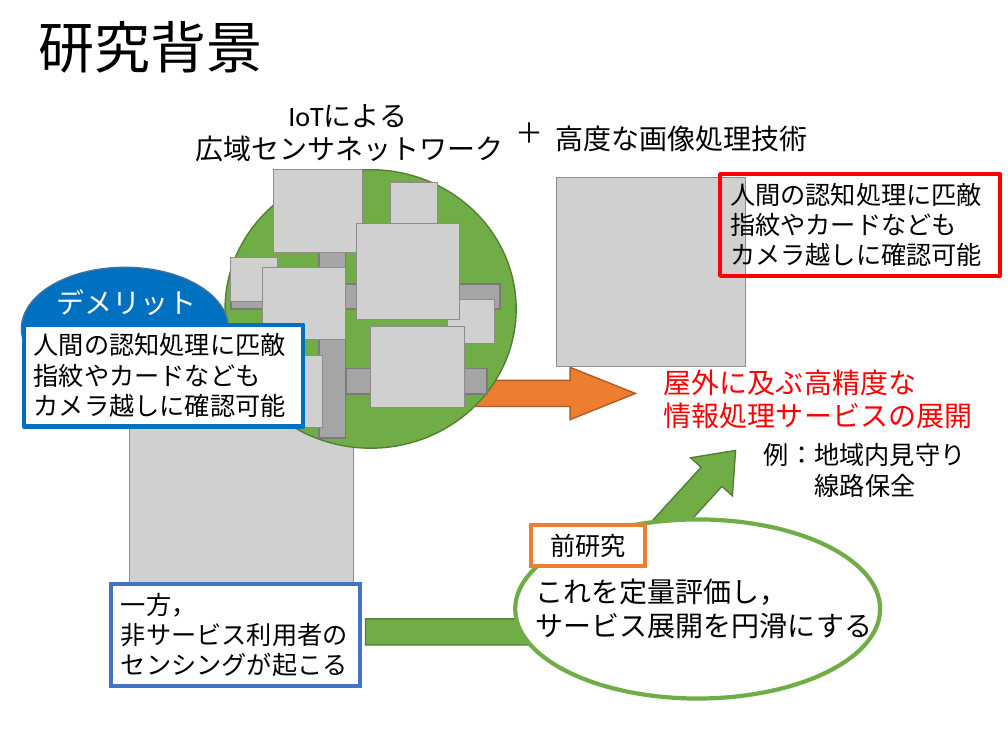
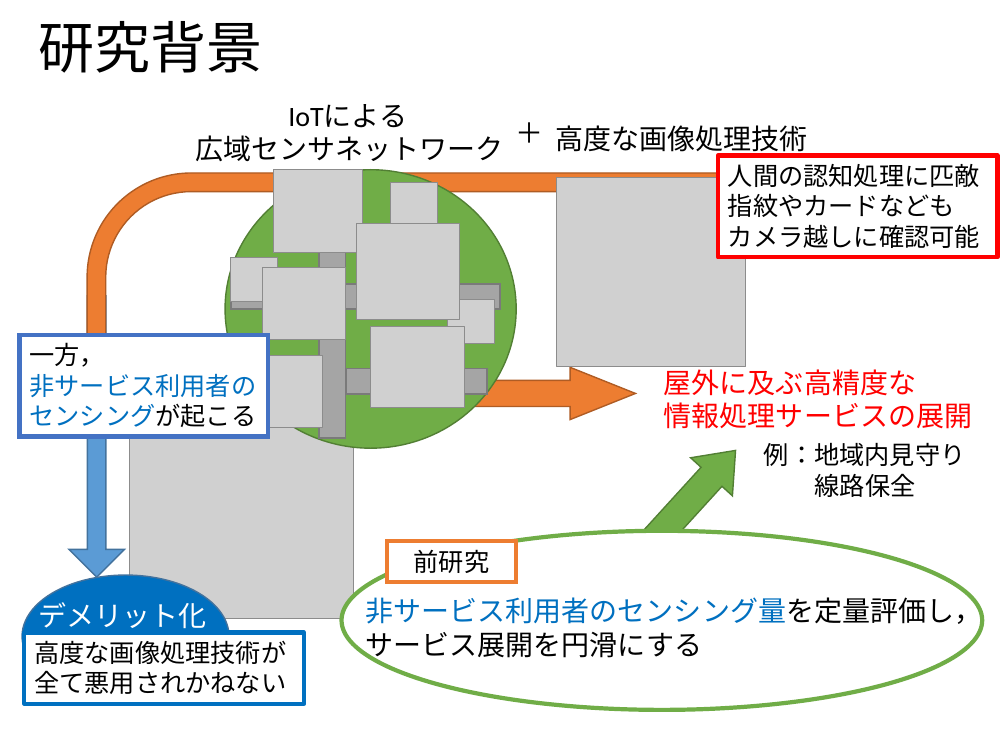
Before and after one commit to ao-megane/LplcOpenDataConverter, a slide deck: slide 5 of LplcOpenDataConverter/LplcOpenDataConverter/プレゼン/多地点カメラを用いた見守りサービスにおける第三者のプライバシデータ流出比の定量評価.pptx. Drawn at 1008x756 pixels with LibreOffice and Linux fonts; fonts in the diff are those of the drawing; grey boxes stand for pictures; background and template pictures are left out. Boxes give left, top, right and bottom in pixels: in the first picture for what was removed or moved away, otherwise in the second. Text is boxed around its words. In the diff, an @@ line names an element or a change of style, - is before the commit and + after.

```diff
--- a/LplcOpenDataConverter/LplcOpenDataConverter/プレゼン/多地点カメラを用いた見守りサービスにおける第三者のプライバシデータ流出比の定量評価.pptx
+++ b/LplcOpenDataConverter/LplcOpenDataConverter/プレゼン/多地点カメラを用いた見守りサービスにおける第三者のプライバシデータ流出比の定量評価.pptx
@@ bent arrow added at box(71, 173, 804, 411), fill #ED7D31, outline #AF5C24 1 pt @@
@@ rectangle "人間の認知処理に匹敵": place and size @@
-rectangle "人間の認知処理に匹敵" at box(720, 174, 999, 276)
+rectangle "人間の認知処理に匹敵" at box(718, 155, 997, 257)
@@ rectangle "人間の認知処理に匹敵" at box(718, 155, 997, 257): fill none to #FFFFFF @@
@@ down arrow added at box(69, 296, 124, 578), fill #5B9BD5, outline #43739E 1 pt @@
@@ rectangle removed at box(24, 325, 303, 426) @@
-人間の認知処理に匹敵
-指紋やカードなども
-カメラ越しに確認可能
@@ rectangle "一方， 非サービス利用者の センシングが起こる": place and size @@
-rectangle "一方， 非サービス利用者の センシングが起こる" at box(111, 584, 360, 685)
+rectangle "一方， 非サービス利用者の センシングが起こる" at box(19, 335, 268, 436)
@@ rectangle "一方， 非サービス利用者の センシングが起こる" at box(19, 335, 268, 436): text colour #000000 to #0070C0 in "非サービス利用者の センシングが起こる" @@
@@ ellipse: place and size @@
-ellipse at box(515, 519, 880, 699)
+ellipse at box(342, 531, 983, 711)
@@ rectangle "前研究": place and size @@
-rectangle "前研究" at box(530, 525, 645, 565)
+rectangle "前研究" at box(387, 541, 516, 582)
@@ ellipse: place and size @@
-ellipse at box(21, 267, 228, 390)
+ellipse at box(22, 575, 229, 698)
@@ text at box(38, 598, 206, 629): text changed @@
-デメリット
+デメリット化
@@ text at box(365, 593, 982, 663): text changed @@
-これを定量評価し，
-サービス展開を円滑にする
+非サービス利用者のセンシング量を定量評価し，
+サービス展開を円滑にする
@@ right arrow removed at box(366, 606, 646, 658) @@
@@ rectangle added at box(24, 632, 303, 704), fill #FFFFFF, outline #0070C0 3 pt, 18 pt, text #000000 @@
+高度な画像処理技術が全て悪用されかねない
```
Also in this commit, not shown: 32 other slides changed, 1 slide added, 2 slides removed, 1 other file.
